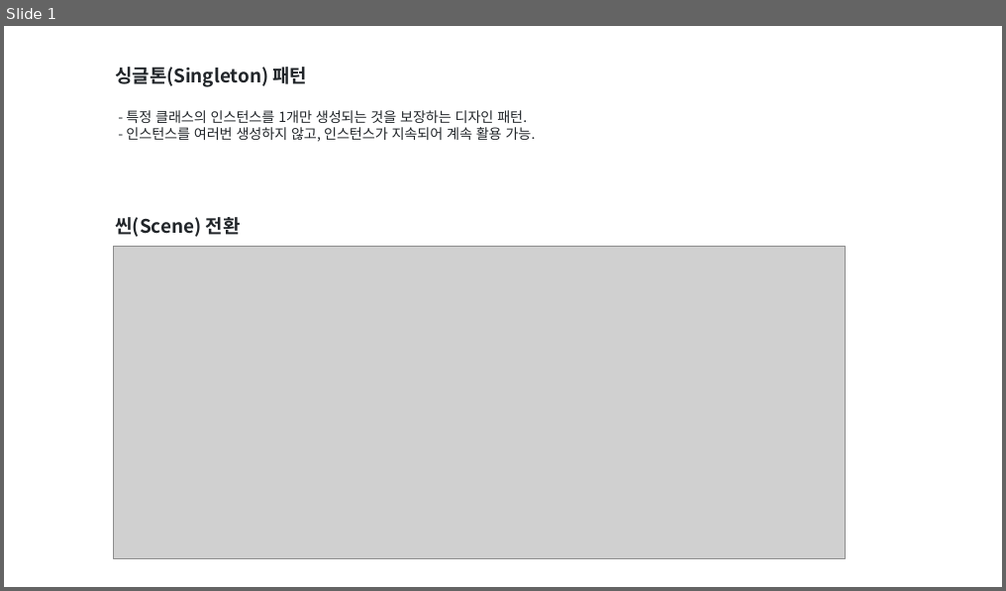
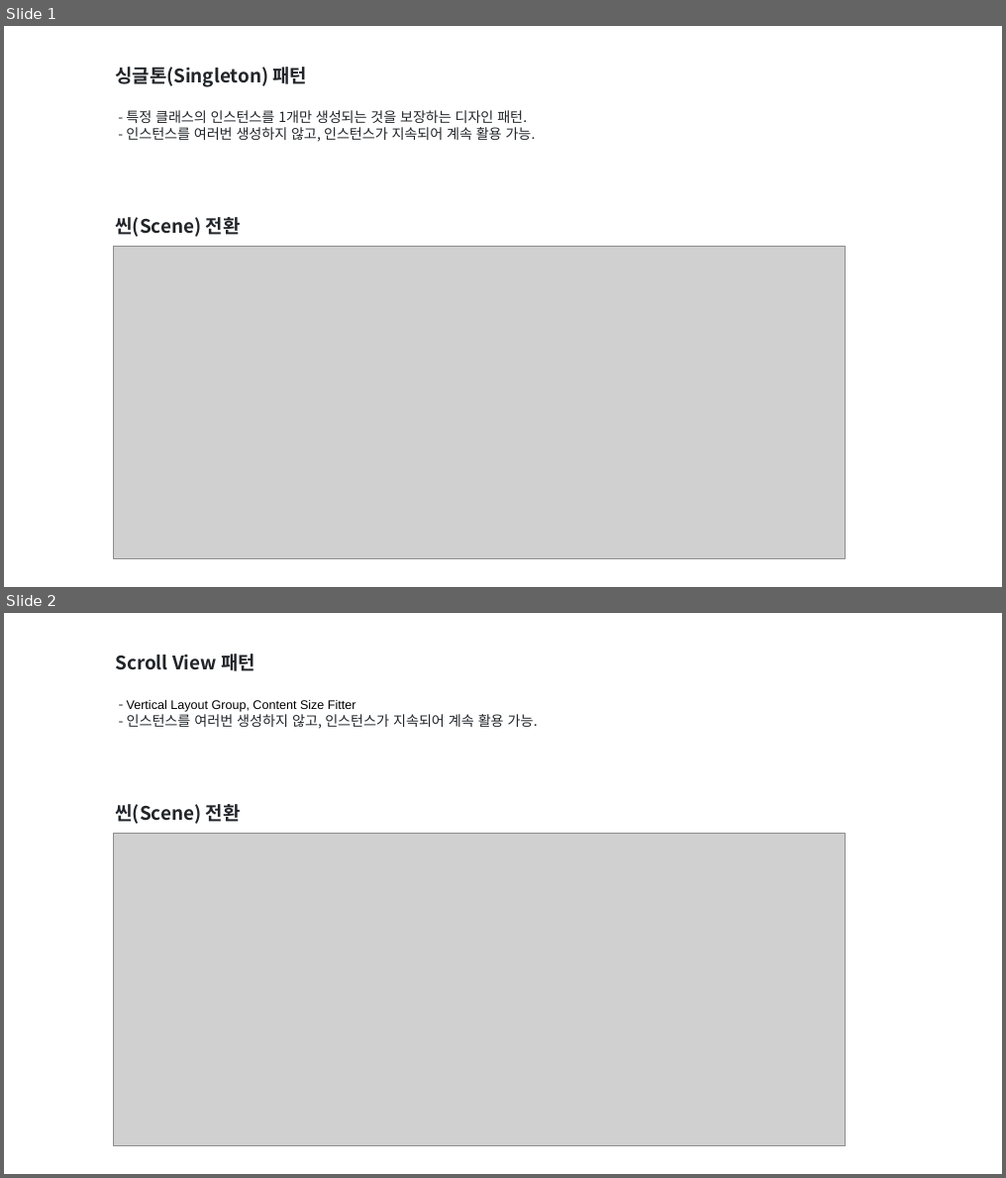
Before and after one commit to SangGyu-Lim/2025_study_lecture, a slide deck: client/lecture/2주차.pptx. Shown one above the other, each under a label of ours: slide 1 before the commit, slides 1 and 2 after it. The pictures are 1006x591 and 1006x1178 pixels, drawn with LibreOffice and Linux fonts; fonts in the diff are those of the drawing; grey boxes stand for pictures. Boxes give left, top, right and bottom in pixels: in the first picture for what was removed or moved away, otherwise in the second. Text is boxed around its words. In the diff, an @@ line names an element or a change of style, - is before the commit and + after.

```diff
--- a/client/lecture/2주차.pptx
+++ b/client/lecture/2주차.pptx
@@ slide 2 added at box(4, 613, 1002, 1174), background #FFFFFF @@
@@ rectangle added at box(108, 647, 717, 756), outline #FFFFFF 0 pt, 12 pt, text #212529 @@
+Scroll View 패턴
+- Vertical Layout Group, Content Size Fitter
+- 인스턴스를 여러번 생성하지 않고, 인스턴스가 지속되어 계속 활용 가능.
@@ rectangle added at box(108, 798, 717, 868), outline #FFFFFF 0 pt, 18 pt, text #212529, bold @@
+씬(Scene) 전환
@@ picture added at box(114, 833, 846, 1146) @@
```
Also in this commit, not shown: 9 other files.
